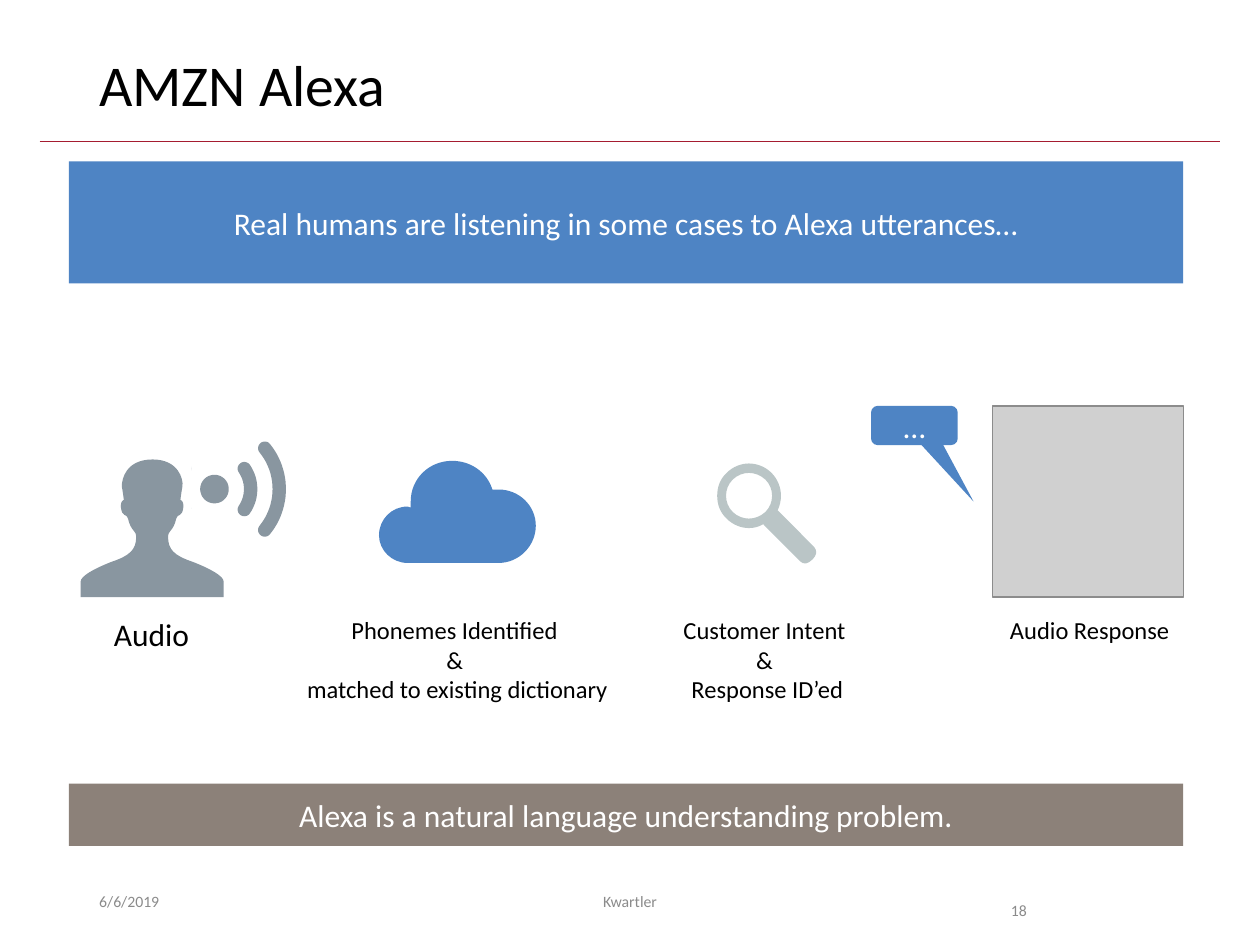
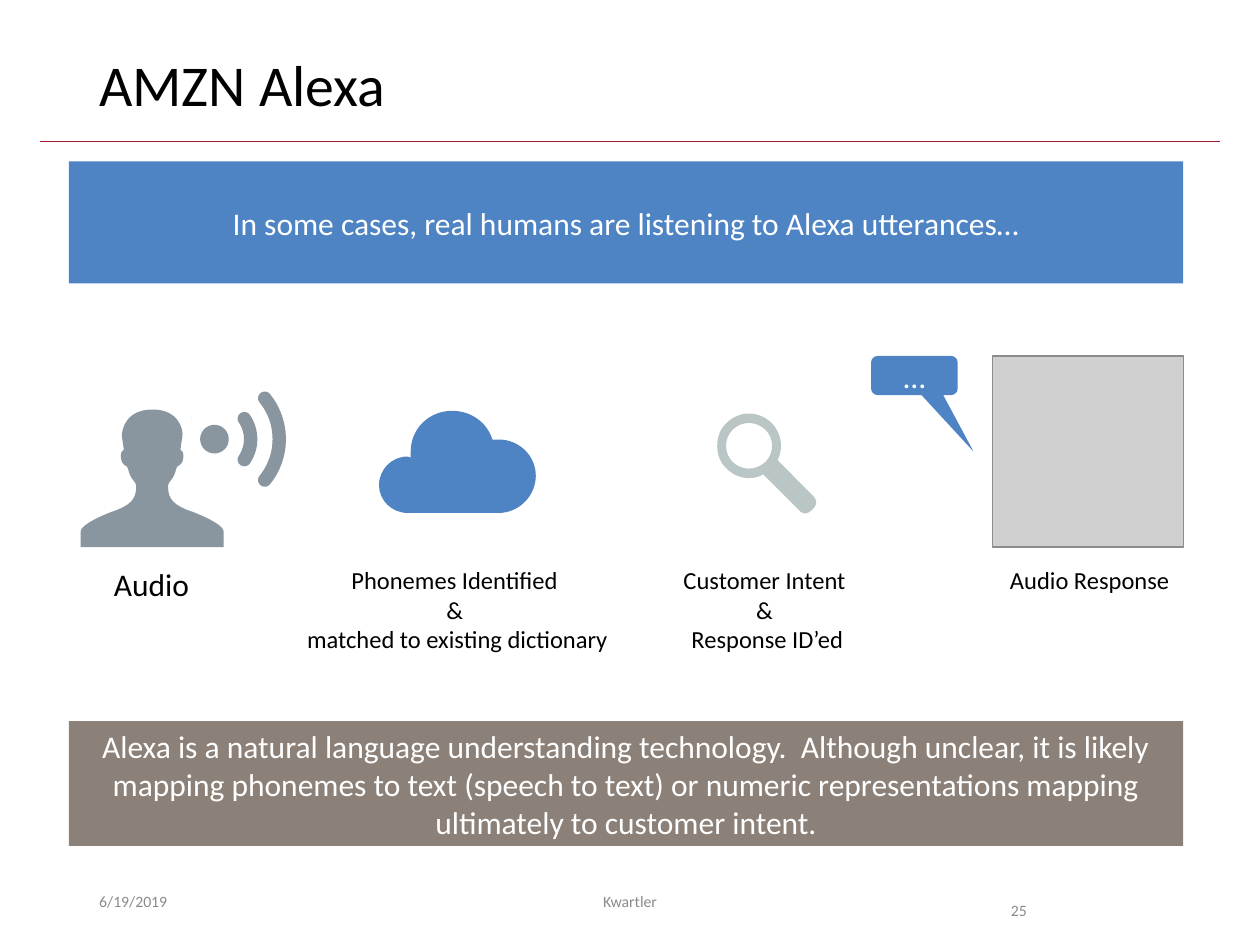
Before and after one commit to kwartler/GSERM_TextMining, a slide deck: slide 25 of D_Thursday/GSERM_Thursday_Ethics.pptx (slide 18 before the commit). Drawn at 1260x945 pixels with LibreOffice and Linux fonts; fonts in the diff are those of the drawing; grey boxes stand for pictures; background and template pictures are left out. Boxes give left, top, right and bottom in pixels: in the first picture for what was removed or moved away, otherwise in the second. Text is boxed around its words. In the diff, an @@ line names an element or a change of style, - is before the commit and + after.

```diff
--- a/D_Thursday/GSERM_Thursday_Ethics.pptx
+++ b/D_Thursday/GSERM_Thursday_Ethics.pptx
@@ text in rectangle at bbox=[233, 213, 1019, 241]: text changed @@
-Real humans are listening in some cases to Alexa utterances…
+In some cases, real humans are listening to Alexa utterances…
@@ 4 texts, 4 freeform shapes, 3 rectangles, 1 picture, 1 rounded speech box: place and size @@
-4 texts, 4 freeform shapes, 3 rectangles, 1 picture, 1 rounded speech box at bbox=[81, 406, 1184, 703]
+4 texts, 4 freeform shapes, 3 rectangles, 1 picture, 1 rounded speech box at bbox=[81, 355, 1184, 653]
@@ rectangle "Alexa is a natural language ...": place and size @@
-rectangle "Alexa is a natural language ..." at bbox=[69, 784, 1183, 847]
+rectangle "Alexa is a natural language ..." at bbox=[69, 721, 1183, 845]
@@ text in rectangle at bbox=[102, 736, 1149, 839]: text changed @@
-Alexa is a natural language understanding problem.
+Alexa is a natural language understanding technology. Although unclear, it is likely mapping phonemes to text (speech to text) or numeric representations mapping ultimately to customer intent.
@@ text at bbox=[99, 896, 167, 908]: text changed @@
-6/6/2019
+6/19/2019
@@ page number at bbox=[1011, 906, 1027, 916]: text changed @@
-18
+25
```
Also in this commit, not shown: 27 other slides changed, 9 slides added, 1 slide removed, 1 other file.
